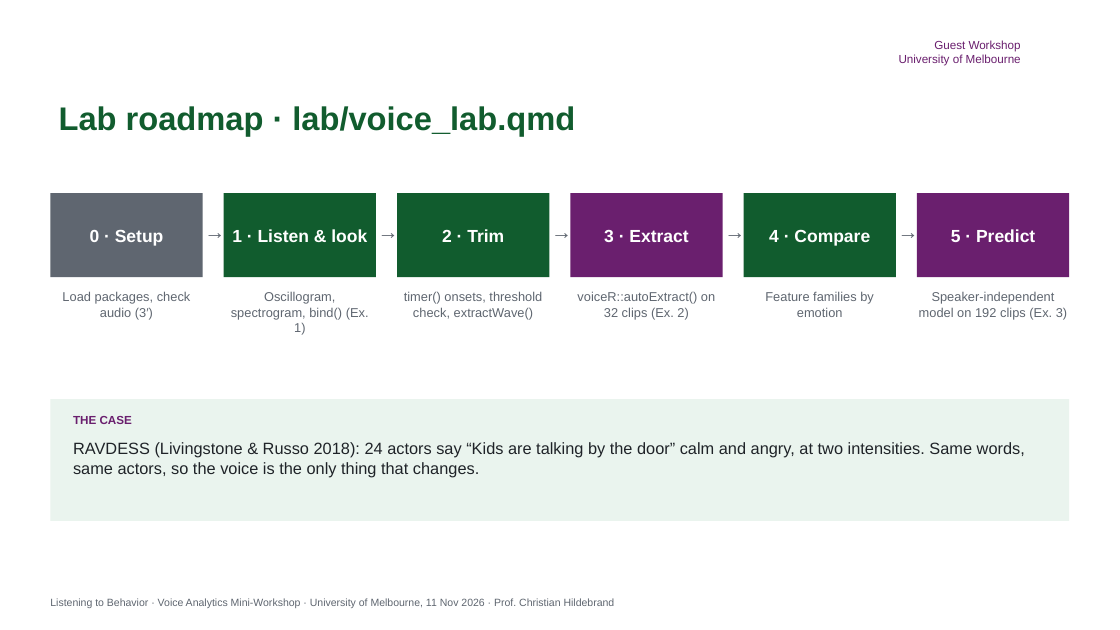
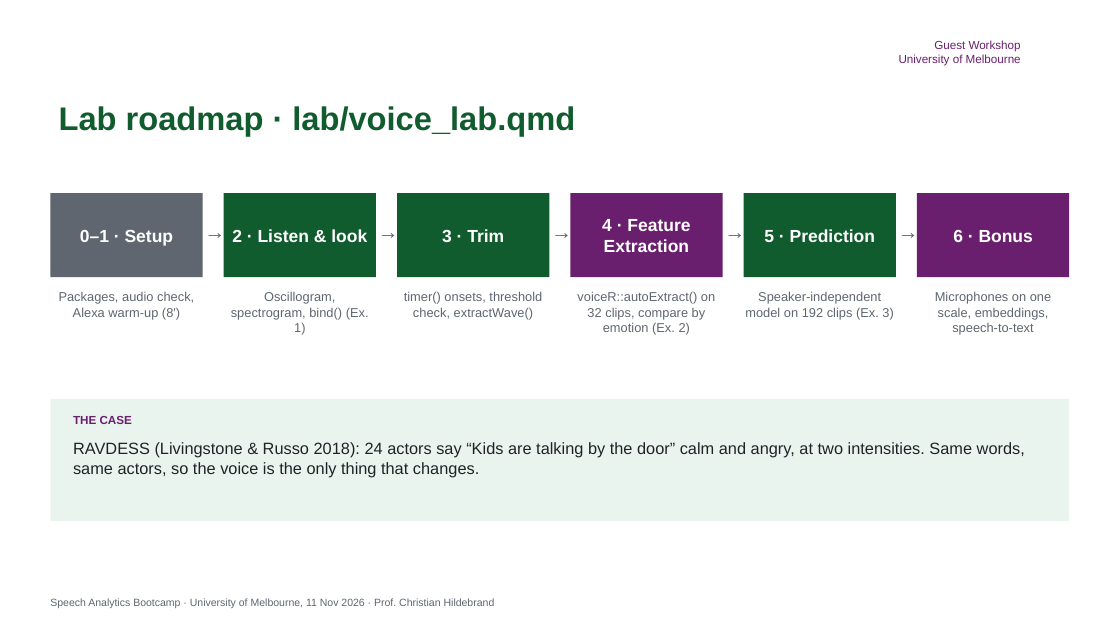
Before and after one commit to childebrand/Melbourne-Voice-2026, a slide deck: slide 23 of docs/slides/Melbourne_VoiceAnalytics_Slides.pptx. Drawn at 1120x630 pixels with LibreOffice and Linux fonts; fonts in the diff are those of the drawing; background and template pictures are left out. Boxes give left, top, right and bottom in pixels: in the first picture for what was removed or moved away, otherwise in the second. Text is boxed around its words. In the diff, an @@ line names an element or a change of style, - is before the commit and + after.

```diff
--- a/docs/slides/Melbourne_VoiceAnalytics_Slides.pptx
+++ b/docs/slides/Melbourne_VoiceAnalytics_Slides.pptx
@@ text in rectangle at (80, 230, 174, 246): text changed @@
-0 · Setup
+0–1 · Setup
@@ text in rectangle at (232, 229, 367, 242): text changed @@
-1 · Listen & look
+2 · Listen & look
@@ text in rectangle at (442, 229, 504, 242): text changed @@
-2 · Trim
+3 · Trim
@@ text in rectangle at (602, 219, 690, 252): text changed @@
-3 · Extract
+4 · Feature Extraction
@@ text in rectangle at (764, 229, 875, 242): text changed @@
-4 · Compare
+5 · Prediction
@@ text in rectangle at (953, 230, 1033, 242): text changed @@
-5 · Predict
+6 · Bonus
@@ text at (59, 291, 194, 320): text changed @@
-Load packages, check audio (3′)
+Packages, audio check, Alexa warm-up (8′)
@@ text at (577, 291, 715, 335): text changed @@
-voiceR::autoExtract() on 32 clips (Ex. 2)
+voiceR::autoExtract() on 32 clips, compare by emotion (Ex. 2)
@@ text at (745, 291, 893, 320): text changed @@
-Feature families by emotion
+Speaker-independent model on 192 clips (Ex. 3)
@@ text at (935, 291, 1051, 335): text changed @@
-Speaker-independent model on 192 clips (Ex. 3)
+Microphones on one scale, embeddings, speech-to-text
@@ text at (50, 598, 495, 608): text changed @@
-Listening to Behavior · Voice Analytics Mini-Workshop · University of Melbourne, 11 Nov 2026 · Prof. Christian Hildebrand
+Speech Analytics Bootcamp · University of Melbourne, 11 Nov 2026 · Prof. Christian Hildebrand
```
Also in this commit, not shown: 29 other slides changed, 1 other file.
